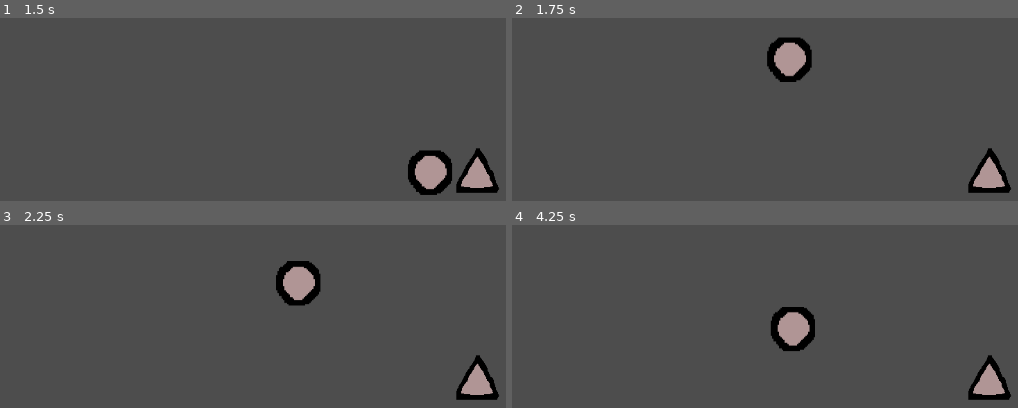
Above: before the commit, frames 1-4 (two rows, left to right).
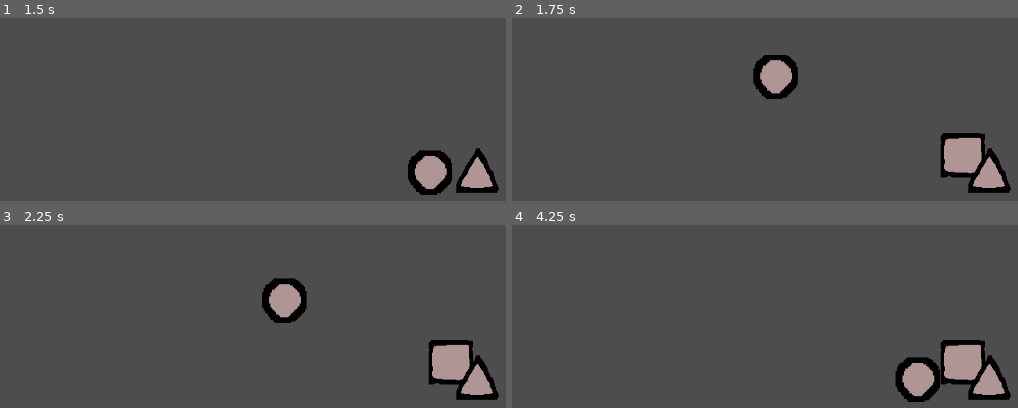
Above: after the commit, the same moments.

Repository: valegui/collapse
Game: Godot game, scene res://scenes/game.tscn
Same seed, same stepped clock (60 frames per second), same inputs: the game is played once before the commit and once after it.
Inputs:
- Up to frame 1 (1.5 s): tap Enter (ui_accept) at 0.5, 0.77 s; hold Right (ui_right) from 0.53 s (still down)
- Up to frame 2 (1.75 s): keep holding Right (ui_right); tap Enter (ui_accept) at 1.52 s
- Up to frame 3 (2.25 s): release Right (ui_right) at 2.03 s; hold Left (ui_left) from 2.03 s (still down)
- Up to frame 4 (4.25 s): release Left (ui_left) at 2.78 s; hold Right (ui_right) from 2.78 s (still down); tap Enter (ui_accept) at 3.02, 3.77 s

Frame 1 is identical in both runs. In frame 2, 4.6% of the frame differs, in the area x 47-94%, y 10-88%; in frame 3, 4.6%; in frame 4, 5.5%, in the area x 51-94%, y 44-97%.

Commit message:
box appear and hold player

Diff:
--- a/project.godot
+++ b/project.godot
@@ -15,6 +15,10 @@
 config/features=PackedStringArray("4.4", "Forward Plus")
 config/icon="res://icon.svg"
 
+[global_group]
+
+box=""
+
 [layer_names]
 
 2d_physics/layer_1="player"
--- a/scenes/box.tscn
+++ b/scenes/box.tscn
@@ -1,15 +1,28 @@
-[gd_scene load_steps=3 format=3 uid="uid://d0bny5xly81u7"]
+[gd_scene load_steps=5 format=3 uid="uid://d0bny5xly81u7"]
 
 [ext_resource type="Texture2D" uid="uid://bqg2tbbo42ci2" path="res://assets/square.png" id="1_3inec"]
+[ext_resource type="Script" uid="uid://ec1jefnwesn3" path="res://scripts/box.gd" id="1_ks2v0"]
 
 [sub_resource type="RectangleShape2D" id="RectangleShape2D_ks2v0"]
 size = Vector2(64, 63)
 
-[node name="Box" type="StaticBody2D"]
+[sub_resource type="RectangleShape2D" id="RectangleShape2D_c2ln5"]
+size = Vector2(66, 66)
+
+[node name="Box" type="StaticBody2D" groups=["box"]]
+collision_layer = 2
+script = ExtResource("1_ks2v0")
 
 [node name="Sprite2D" type="Sprite2D" parent="."]
 texture = ExtResource("1_3inec")
 
 [node name="CollisionShape2D" type="CollisionShape2D" parent="."]
+visible = false
 position = Vector2(0, -0.5)
 shape = SubResource("RectangleShape2D_ks2v0")
+
+[node name="Area2D" type="Area2D" parent="."]
+collision_layer = 2
+
+[node name="CollisionShape2D" type="CollisionShape2D" parent="Area2D"]
+shape = SubResource("RectangleShape2D_c2ln5")
--- a/scenes/game.tscn
+++ b/scenes/game.tscn
@@ -1,8 +1,9 @@
-[gd_scene load_steps=6 format=3 uid="uid://bycepsqmptkvg"]
+[gd_scene load_steps=7 format=3 uid="uid://bycepsqmptkvg"]
 
 [ext_resource type="PackedScene" uid="uid://bu5g33eec6mgc" path="res://scenes/player.tscn" id="1_uwrxv"]
 [ext_resource type="PackedScene" uid="uid://cptm1ko3mmwkd" path="res://scenes/killzone.tscn" id="2_yqjtg"]
 [ext_resource type="PackedScene" uid="uid://bu2sp7hercpyx" path="res://scenes/spike.tscn" id="3_lnu2h"]
+[ext_resource type="PackedScene" uid="uid://d0bny5xly81u7" path="res://scenes/box.tscn" id="4_lbhrr"]
 
 [sub_resource type="WorldBoundaryShape2D" id="WorldBoundaryShape2D_uwrxv"]
 
@@ -16,10 +17,12 @@
 [node name="Camera2D" type="Camera2D" parent="."]
 position = Vector2(131, 104)
 
+[node name="Box" parent="." instance=ExtResource("4_lbhrr")]
+
 [node name="Floor" type="StaticBody2D" parent="."]
 position = Vector2(102, 230)
 collision_layer = 2
-collision_mask = 9
+collision_mask = 15
 
 [node name="CollisionShape2D" type="CollisionShape2D" parent="Floor"]
 shape = SubResource("WorldBoundaryShape2D_uwrxv")
--- a/scenes/spike.tscn
+++ b/scenes/spike.tscn
@@ -1,28 +1,23 @@
-[gd_scene load_steps=4 format=3 uid="uid://bu2sp7hercpyx"]
+[gd_scene load_steps=3 format=3 uid="uid://bu2sp7hercpyx"]
 
 [ext_resource type="Script" uid="uid://e7ikq3eu3klf" path="res://scripts/spike.gd" id="1_7a7y0"]
 [ext_resource type="Texture2D" uid="uid://co7d4j7hmmj8k" path="res://assets/triangle.png" id="1_ljd5v"]
 
-[sub_resource type="RectangleShape2D" id="RectangleShape2D_ljd5v"]
-size = Vector2(60, 61)
-
 [node name="Spike" type="StaticBody2D"]
 collision_layer = 4
-collision_mask = 9
 script = ExtResource("1_7a7y0")
 
 [node name="Sprite2D" type="Sprite2D" parent="."]
 texture = ExtResource("1_ljd5v")
 
 [node name="CollisionPolygon2D" type="CollisionPolygon2D" parent="."]
-polygon = PackedVector2Array(29, 30, -1, -32, -35, 30)
+polygon = PackedVector2Array(25, 28, -1, -25, -31, 29)
 
-[node name="PlayerDetected" type="Area2D" parent="."]
+[node name="PlayerDetected" type="Area2D" parent="." groups=["box"]]
 collision_layer = 4
 
-[node name="CollisionShape2D" type="CollisionShape2D" parent="PlayerDetected"]
-position = Vector2(-2, -0.5)
-shape = SubResource("RectangleShape2D_ljd5v")
+[node name="CollisionPolygon2D" type="CollisionPolygon2D" parent="PlayerDetected"]
+polygon = PackedVector2Array(-1, -29, -34, 28, 27, 28)
 
 [connection signal="body_entered" from="PlayerDetected" to="." method="_on_player_detected_body_entered"]
 [connection signal="body_exited" from="PlayerDetected" to="." method="_on_player_detected_body_exited"]
--- /dev/null
+++ b/scripts/box.gd
@@ -0,0 +1,16 @@
+extends StaticBody2D
+
+
+# Called when the node enters the scene tree for the first time.
+func _ready() -> void:
+	visible = false
+
+
+# Called every frame. 'delta' is the elapsed time since the previous frame.
+func _physics_process(delta: float) -> void:
+	position.y += get_gravity().y * delta
+
+
+func appear(pos):
+	position = pos
+	visible = true
--- a/scripts/player.gd
+++ b/scripts/player.gd
@@ -46,4 +46,5 @@
 
 func game_restart():
 	is_hit = false
+	get_tree().call_group("box", "appear", position)
 	position = original_position
--- a/scripts/spike.gd
+++ b/scripts/spike.gd
@@ -9,7 +9,6 @@
 
 func _on_player_detected_body_entered(body: Node2D) -> void:
 	print("damaging player")
-	print(body.name)
 	if body.name == "Player":
 		body.hit()
 
Not shown, added: scripts/box.gd.uid
